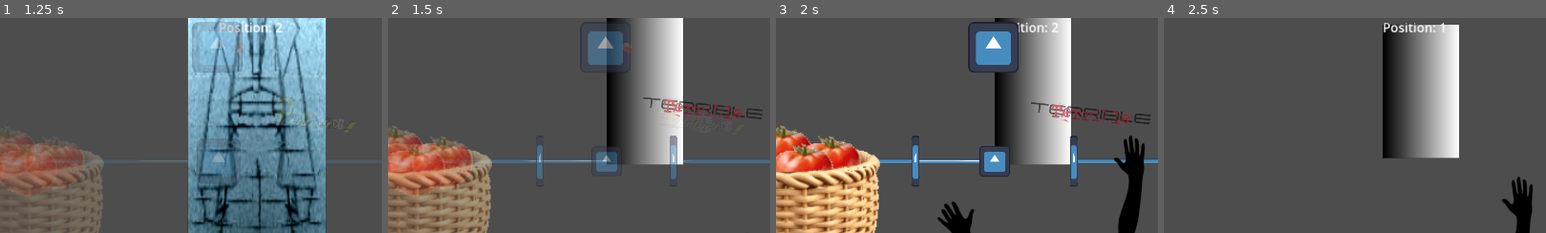
Above: before the commit, frames 1-4 (left to right).
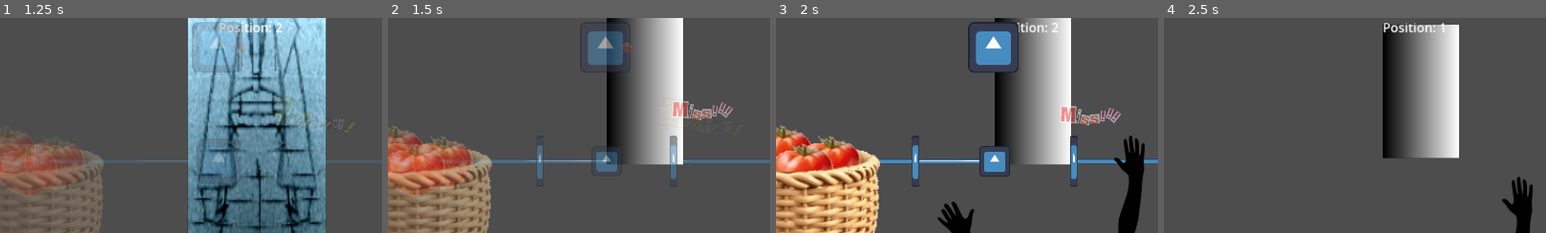
Above: after the commit, the same moments.

Repository: Quarticore/UntitledTomatoGame
Game: Godot game, scene res://scenes/main.tscn
The game is run twice, just before and just after one commit, with the same random seed, the same clock (stepped at 60 frames per second) and the same inputs. The engine's default icon, where the game draws it, is replaced by a stand-in: a white triangle on a blue panel in a dark square. Sound files missing from this copy of the repository are replaced by a short silence.
Inputs (mouse positions are % of the whole screen's width and height, from its top left):
- Up to frame 1 (1.25 s): move the mouse to (27, 52) at 0.52 s; hold D (InputRight) from 0.53 s (still down); click (27, 52) at 0.6 s
- Up to frame 2 (1.5 s): move the mouse to (100, 76) at 1.27 s; release D (InputRight) at 1.28 s; hold A (InputLeft) from 1.28 s (still down); tap S (InputMiddle) at 1.35 s; click (100, 76) at 1.42 s
- Up to frame 3 (2 s): keep holding A (InputLeft)
- Up to frame 4 (2.5 s): move the mouse to (55, 67) at 2.02 s; release A (InputLeft) at 2.03 s; hold D (InputRight) from 2.03 s (still down); click (55, 67) at 2.1 s
The pictures show only the part of the screen within x 21-71%, y 50-100%; the shares and areas given below are measured in that part.

Frame 1 is identical in both runs. In frame 2, 1.3% of the frame differs, in the area x 66-98%, y 36-48%; in frame 3, 1.3%, in the area x 66-98%, y 39-50%; in frame 4, nothing differs.

Commit message:
fix: miss

Diff:
--- a/assets/scripts/gameplay_ui.gd
+++ b/assets/scripts/gameplay_ui.gd
@@ -4,7 +4,7 @@
 const HIT_PERFECT = preload("res://assets/images/input_perfect.png")
 const HIT_GREAT = preload("res://assets/images/input_great.png")
 const HIT_OKAY = preload("res://assets/images/input_okay.png")
-const HIT_MISS = preload("res://assets/images/input_terrible.png")
+const HIT_MISS = preload("res://assets/images/input_miss.png")
 
 @onready var game_manager: GameManager = get_node("/root/GameManager")
 
Binary file changed: assets/images/input_miss.png
Not shown, changed: assets/images/input_miss.png.import
